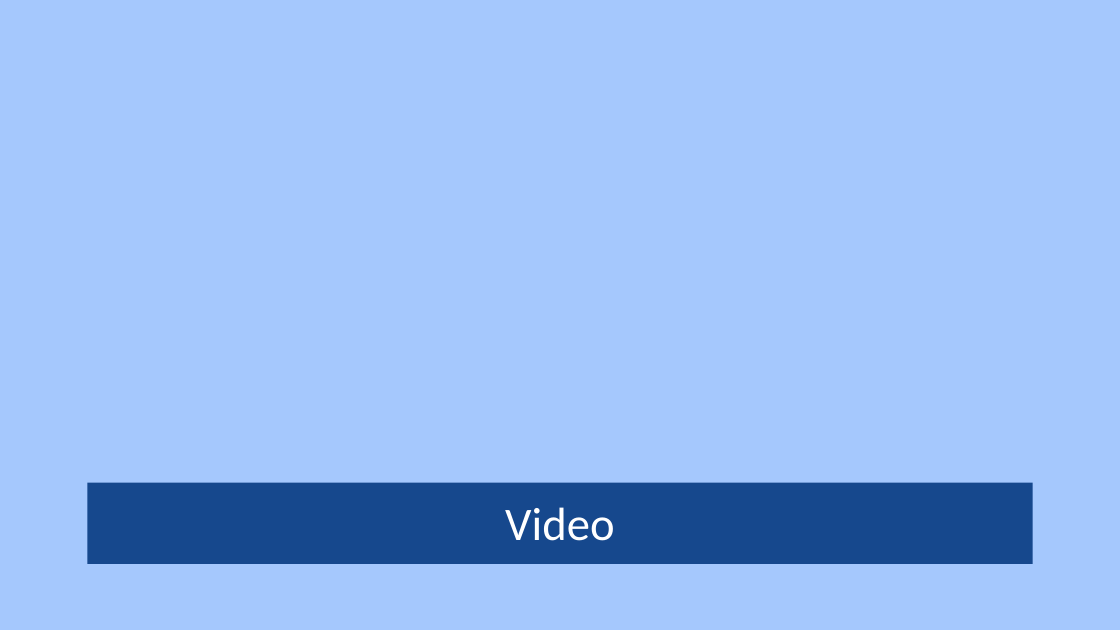
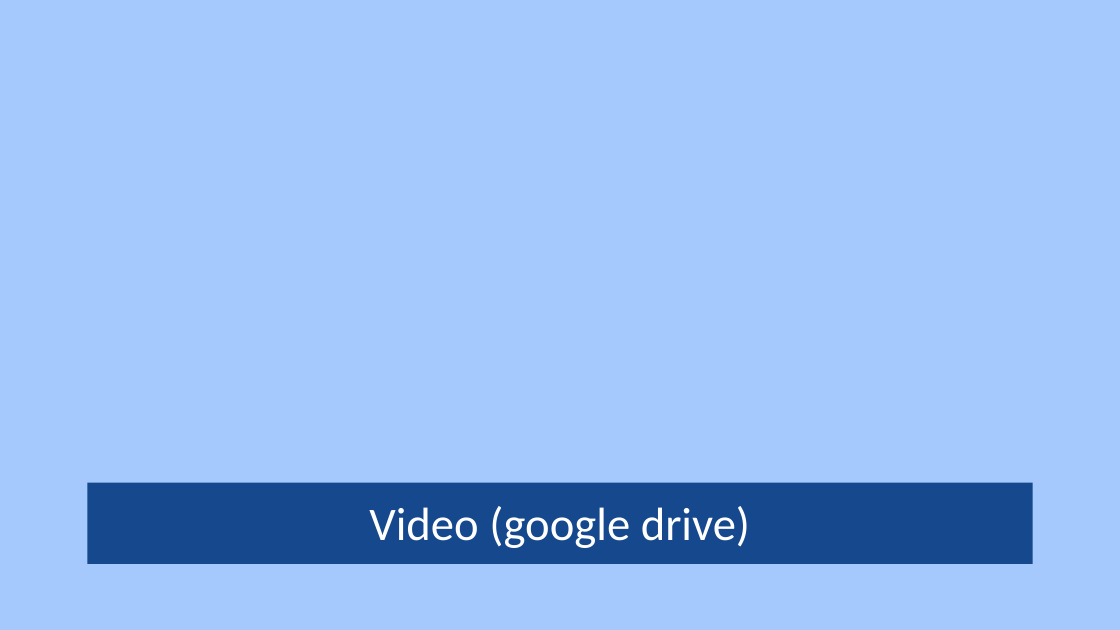
Before and after one commit to mejriomar/surveillance-system, a slide deck: slide 27 of Projet surveillance system.pptx. Drawn at 1120x630 pixels with LibreOffice and Linux fonts; fonts in the diff are those of the drawing; background and template pictures are left out. Boxes give left, top, right and bottom in pixels: in the first picture for what was removed or moved away, otherwise in the second. Text is boxed around its words. In the diff, an @@ line names an element or a change of style, - is before the commit and + after.

```diff
--- a/Projet surveillance system.pptx
+++ b/Projet surveillance system.pptx
@@ title at <box>369,506,750,548</box>: text changed @@
-Video
+Video (google drive)
```
Also in this commit, not shown: 1 other slide changed.
